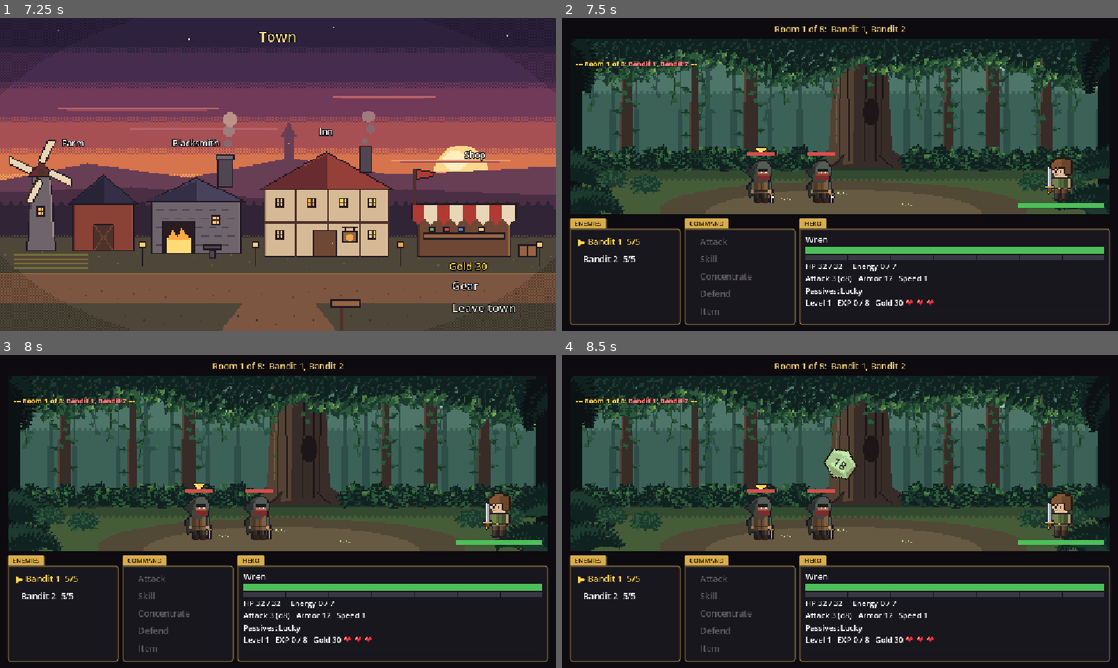
Above: before the commit, frames 1-4 (two rows, left to right).
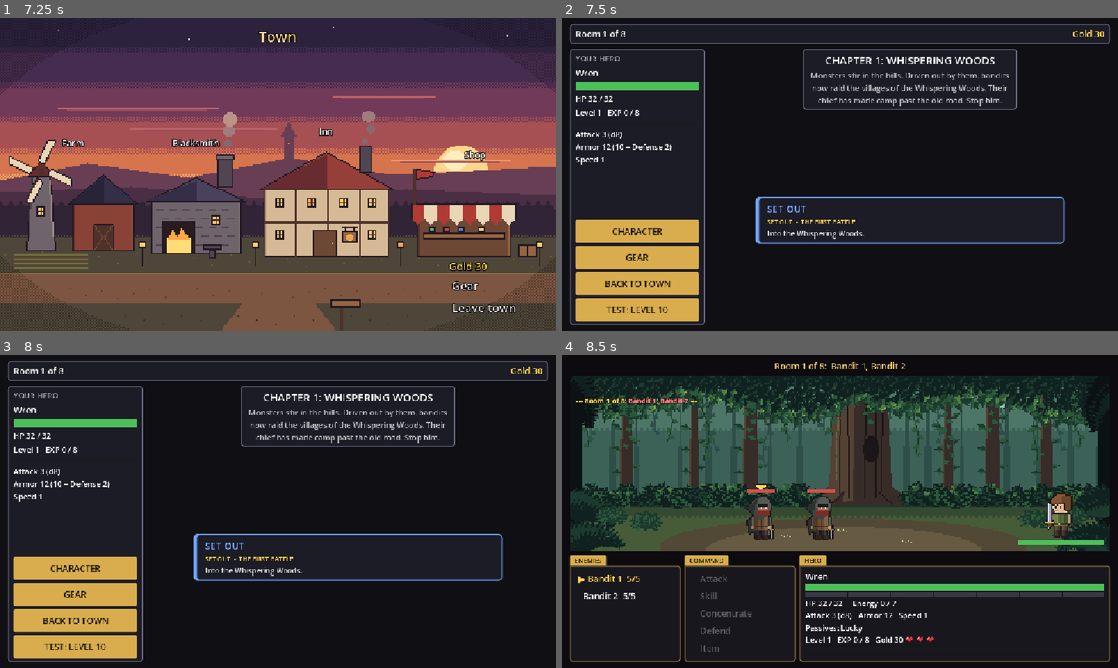
Above: after the commit, the same moments.

Repository: khasmn/project-k
Game: Godot game, scene res://scenes/menu/main_menu.tscn
Two runs of this game, one before a commit and one after it. Both use one fixed random seed, a clock stepped at 60 frames per second and the inputs below.
Inputs (mouse positions are in pixels of both pictures, inside the frame that each line leads up to):
- Up to frame 1 (7.25 s): click "New Game" at 0.5 s; click "New hero" at 1.25 s; click "▶ New hero" at 2 s; click "▶ New hero" at 2.75 s; click "Warrior" at 3.5 s; click "New hero" at 4.25 s; click "Warrior" at 5 s; click "▶ Warrior" at 5.75 s; click "Start run" at 6.5 s
- Up to frame 2 (7.5 s): click "Leave town" at 7.25 s
- Up to frame 3 (8 s): no input
- Up to frame 4 (8.5 s): click (912, 558) at 8.02 s

Frame 1 is identical in both runs. In frame 2, 54% of the frame differs, in the area x 1-99%, y 2-98%; in frame 3, 54%; in frame 4, 0.4%.

Commit message:
Add chapters.json and room scaling
Co-Authored-By: Claude Opus 5.5 <noreply@anthropic.com>

Diff:
--- /dev/null
+++ b/data/chapters.json
@@ -0,0 +1,9 @@
+{
+	"1": {"name": "Whispering Woods", "background": "woods", "boss_background": "bandit_fortress",
+		"monsters": ["giant_rat", "bandit", "wolf", "skeleton", "orc_raider"],
+		"boss": "bandit_chief", "boss_door": "Bandit Camp", "boss_text": "The Bandit Chief waits by the fire, axe in hand.",
+		"hp_mult": 1.0, "attack_bonus": 0,
+		"intro": "Monsters stir in the hills. Driven out by them, bandits now raid the villages of the Whispering Woods. Their chief has made camp past the old road. Stop him.",
+		"intro_retry": "Back to the Whispering Woods. The bandits are still out there.",
+		"outro": "The Bandit Chief falls to his knees. \"They pay us in shards...\" he gasps. \"...the hills are cracking.\" At dawn a royal knight rides into camp: Sir Corwin Vale, with a letter sealed by King Oswin himself. The King summons you."}
+}
--- a/scripts/city/town.gd
+++ b/scripts/city/town.gd
@@ -2,7 +2,7 @@
 ## The town between runs: click a building to open its window, or leave town to start the chapter.
 ## Shown after character creation (later also after the 1st and 2nd death).
 
-const COMBAT_SCENE: String = "res://scenes/combat/combat.tscn"
+const PATH_SCENE: String = "res://scenes/path/path.tscn"  # room 1 shows the chapter intro first
 const ART_SIZE: Vector2 = Vector2(384, 216)
 ## Each building: its clickable rectangle in art pixels (x, y, width, height) and what its window says.
 const BUILDINGS: Array = [
@@ -26,7 +26,7 @@
 	gold.add_theme_color_override("font_color", UI.GOLD)
 	%Leave.add_child(gold)
 	%Leave.add_child(UI.menu_button("Gear", _open_gear_window.bind(GearWindow.Mode.GEAR), 24))
-	%Leave.add_child(UI.menu_button("Leave town", get_tree().change_scene_to_file.bind(COMBAT_SCENE), 24))
+	%Leave.add_child(UI.menu_button("Leave town", get_tree().change_scene_to_file.bind(PATH_SCENE), 24))
 	add_child(gear_window)
 	gear_window.closed.connect(_update_gold)
 	_update_gold()
--- a/scripts/combat/combat_screen.gd
+++ b/scripts/combat/combat_screen.gd
@@ -45,7 +45,7 @@
 	%DefendButton.pressed.connect(_on_defend)
 	%ItemButton.pressed.connect(_open_items)
 	var back: StyleBoxTexture = StyleBoxTexture.new()
-	back.texture = _strip("res://assets/backgrounds/%s.png" % (Run.BOSS_BACKGROUND if Run.is_boss() else Run.BACKGROUND), BACKGROUND_FRAME,
+	back.texture = _strip("res://assets/backgrounds/%s.png" % Run.chapter_data()["boss_background" if Run.is_boss() else "background"], BACKGROUND_FRAME,
 		BACKGROUND_FPS if Settings.animate_background else 0)  # 0 FPS = stays on frame 1
 	back.set_content_margin_all(12)
 	%Arena.add_theme_stylebox_override("panel", back)
@@ -559,6 +559,7 @@
 	_update_labels()
 	if Run.is_boss():
 		_log("[color=" + GOLD + "][b]Chapter complete![/b][/color] You beat the %s!" % enemies[0].display_name)
+		_log("[color=%s]%s[/color]" % [GOLD, Run.chapter_data().outro])
 		%TurnLabel.text = "Chapter complete! You beat the %s!" % enemies[0].display_name
 		_add_choice("Back to town", _back_to_town)
 		var next: Button = UI.menu_button("Next chapter (coming soon)", _back_to_town)
--- a/scripts/core/run.gd
+++ b/scripts/core/run.gd
@@ -3,9 +3,10 @@
 ## Static variables stay alive when Godot switches scenes, so every screen can read them.
 
 const ROOMS: int = 8  # rooms before the boss
-const BOSS: String = "bandit_chief"
-const BACKGROUND: String = "woods"  # chapter 1, in assets/backgrounds/
-const BOSS_BACKGROUND: String = "bandit_fortress"  # the boss fight: the bandits' fortress at night
+## Normal monsters and elites grow deeper into a chapter: +5% HP per room after room 1 (a Bandit: 5 HP in room 1,
+## 7 in room 8). Tuned with tests/test_run.gd to ~40% wins for an all-attack bot with one life.
+## The boss and its guards don't. A chapter's own "hp_mult" and "attack_bonus" (data/chapters.json) apply to all.
+const ROOM_HP_STEP: float = 0.05
 const DOOR_TYPES: Array[String] = ["elite", "rest", "shop", "event"]
 const DOORS: int = 3
 const MAX_ENEMIES: int = 4
@@ -18,6 +19,8 @@
 
 static var hero: Combatant
 static var hero_look: Dictionary = {}  # for HeroSprite; empty for the test hero
+static var chapter: String = "1"  # id in data/chapters.json
+static var chapters_seen: Array[String] = []  # chapters started this run: a replay shows the short intro
 static var room: int = 1  # 1..ROOMS, then ROOMS + 1 is the boss
 static var room_type: String = ""  # the door picked for this room
 static var room_note: String = ""  # shown at the start of the next battle log
@@ -63,6 +66,8 @@
 	level = 1
 	experience = 0
 	evolution = ""
+	chapter = "1"
+	chapters_seen = []
 	points = 0
 	gold = START_GOLD
 	lives = LIVES
@@ -97,6 +102,10 @@
 	return lost
 
 
+static func chapter_data() -> Dictionary:
+	return data("chapters")[chapter]
+
+
 static func is_boss() -> bool:
 	return room > ROOMS
 
@@ -125,12 +134,12 @@
 ## Elite room: that room's elite (data "elite") plus 0-2 helpers. Boss: the boss plus its "guards".
 static func enemies() -> Array[Combatant]:
 	var all: Dictionary = data("enemies")
+	var place: Dictionary = chapter_data()
 	var ids: Array = []
 	if is_boss():
-		ids = [BOSS] + all[BOSS].guards
+		ids = [place.boss] + all[place.boss].guards
 	else:
-		var pool: Array = all.keys().filter(func(id: String) -> bool:
-			return all[id].has("rooms") and room >= all[id].rooms[0] and room <= all[id].rooms[1])
+		var pool: Array = place.monsters.filter(func(id: String) -> bool: return room >= all[id].rooms[0] and room <= all[id].rooms[1])
 		var count: int = Dice.roll(MAX_ENEMIES) if room_type != "elite" else Dice.roll(MAX_ENEMIES - 1)
 		for i in count:
 			ids.append(pool[Dice.roll(pool.size()) - 1])
@@ -139,6 +148,10 @@
 	var group: Array[Combatant] = []
 	for id in ids:
 		var foe: Combatant = Combatant.new(all[id])
+		var room_hp: float = 1.0 if is_boss() else 1.0 + ROOM_HP_STEP * (room - 1)
+		foe.max_hp = roundi(foe.max_hp * place.hp_mult * room_hp)
+		foe.hp = foe.max_hp
+		foe.attack += int(place.attack_bonus)
 		# "sprite_with": a different look when a certain monster is in the same fight (wolves with bandits wear a collar).
 		var with: Dictionary = all[id].get("sprite_with", {})
 		for other in with:
--- a/scripts/path/path_screen.gd
+++ b/scripts/path/path_screen.gd
@@ -10,12 +10,12 @@
 const TYPE_COLORS: Dictionary = {
 	"elite": Color(0.9, 0.3, 0.3), "rest": Color(0.4, 0.8, 0.45), "shop": Color(0.95, 0.75, 0.25),
 	"event": Color(0.45, 0.65, 1.0), "boss": Color(0.75, 0.3, 0.9),
-	"heal": Color(0.4, 0.8, 0.45), "train": Color(0.4, 0.6, 1.0), "evolve": Color(1.0, 0.83, 0.3),
+	"heal": Color(0.4, 0.8, 0.45), "train": Color(0.4, 0.6, 1.0), "evolve": Color(1.0, 0.83, 0.3), "start": Color(0.45, 0.65, 1.0),
 }
 const SUBTITLES: Dictionary = {
 	"elite": "ELITE  -  HARDER BATTLE", "rest": "REST  -  THEN A BATTLE", "shop": "SHOP  -  THEN A BATTLE",
 	"event": "EVENT  -  THEN A BATTLE", "boss": "BOSS  -  FINAL BATTLE",
-	"heal": "HEAL  -  THEN A BATTLE", "train": "TRAIN  -  THEN A BATTLE",
+	"heal": "HEAL  -  THEN A BATTLE", "train": "TRAIN  -  THEN A BATTLE", "start": "SET OUT  -  THE FIRST BATTLE",
 }
 
 var hero: Combatant
@@ -58,9 +58,16 @@
 		_show_evolution()
 		return
 	%HeadingTitle.text = "CHOOSE YOUR PATH"
+	var place: Dictionary = Run.chapter_data()
+	if Run.room == 1:  # the chapter starts: its story, then the first fight
+		%HeadingTitle.text = "CHAPTER %s: %s" % [Run.chapter, place.name.to_upper()]
+		%HeadingText.text = place.intro_retry if Run.chapter in Run.chapters_seen else place.intro
+		%HeadingText.autowrap_mode = TextServer.AUTOWRAP_WORD_SMART
+		_add_card("Set out", "start", "Into the %s." % place.name, _set_out)
+		return
 	if Run.is_boss():
 		%HeadingText.text = "The road ends here."
-		_add_card("Bandit Camp", "boss", "The Bandit Chief waits by the fire, axe in hand.", _enter.bind("boss"))
+		_add_card(place.boss_door, "boss", place.boss_text, _enter.bind("boss"))
 		return
 	%HeadingText.text = "Pick a path to continue"
 	for door in Run.door_choices():
@@ -87,6 +94,12 @@
 	_update_sidebar()
 	_show_doors()
 	%HeadingText.text = "You are now a %s! %s" % [Run.data("evolutions")[id].name, %HeadingText.text]
+
+
+func _set_out() -> void:
+	if not Run.chapter in Run.chapters_seen:
+		Run.chapters_seen.append(Run.chapter)
+	_to_battle()
 
 
 ## Clicked a door. Rest asks Rest or Train first, Shop opens the Peddler's Cart, Event shows its scene. All end in a battle.
Not shown, changed: docs/memory/decisions.md
Not shown, changed: docs/memory/progress.md
